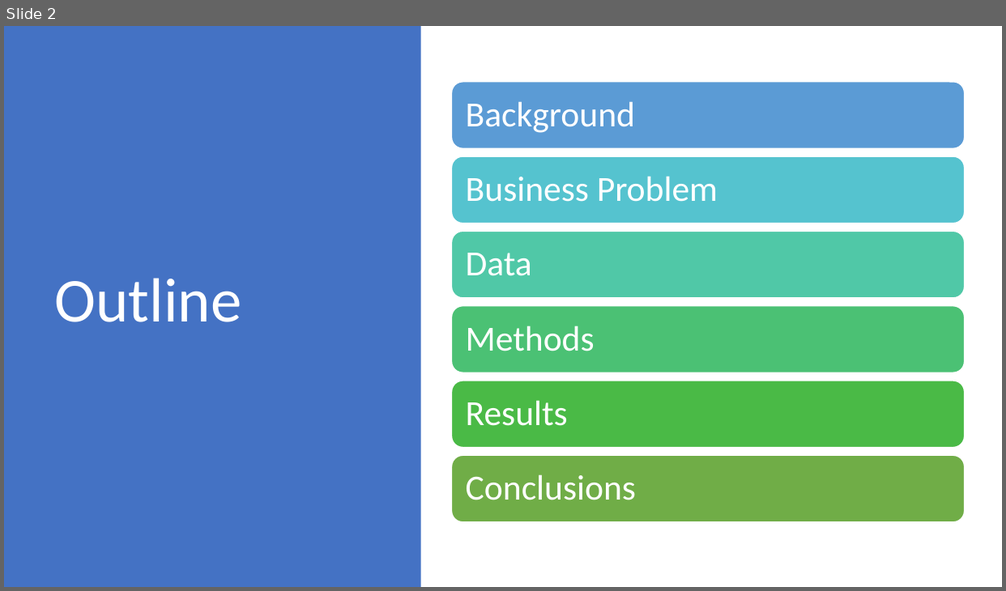
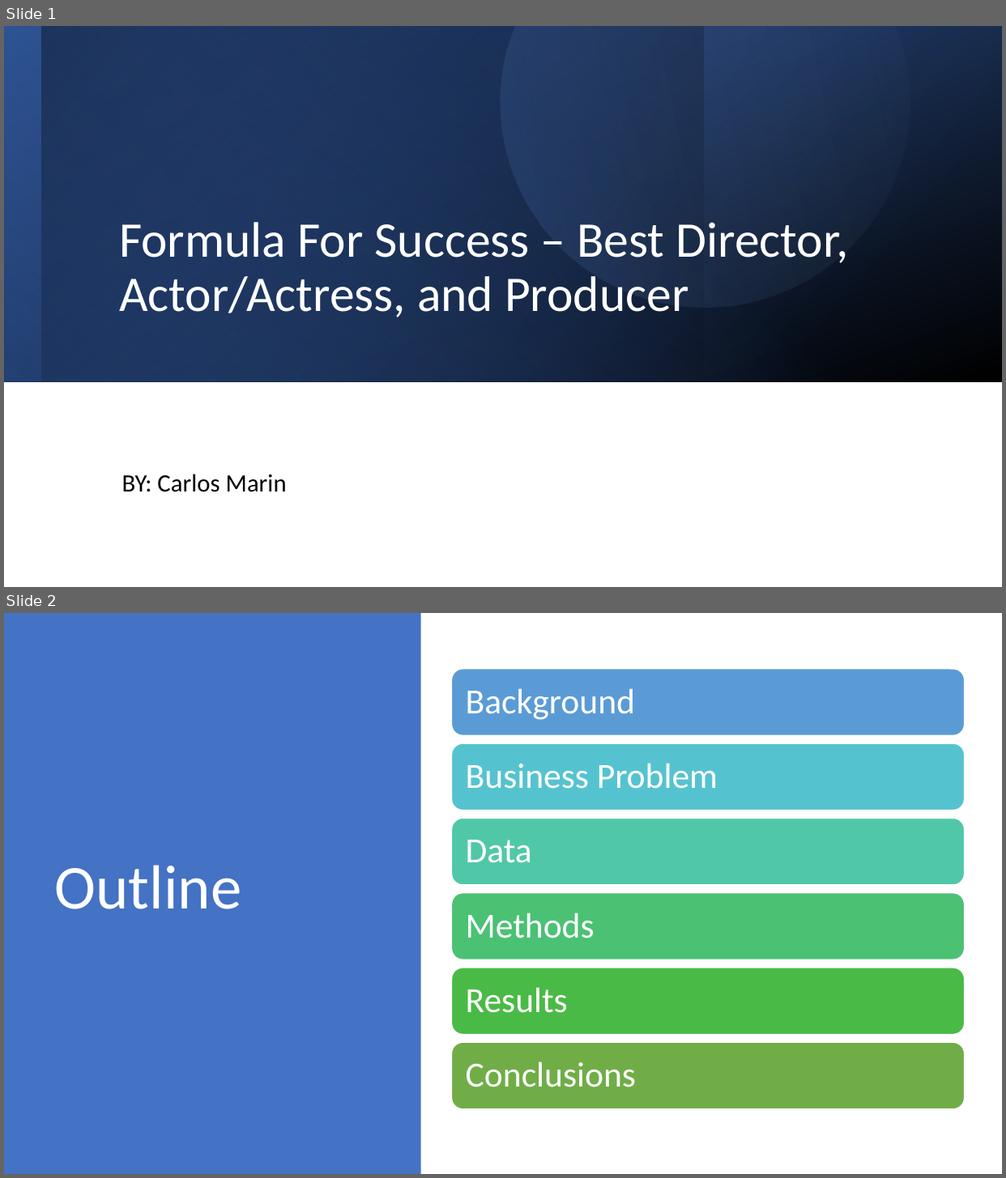
Before and after one commit to carlos-marin1742/dsc-phase-1-project-v2-3, a slide deck: Project 1 Presentation.pptx. Shown one above the other, each under a label of ours: slide 2 before the commit, slides 1 and 2 after it. The pictures are 1006x591 and 1006x1178 pixels, drawn with LibreOffice and Linux fonts; fonts in the diff are those of the drawing. Boxes give left, top, right and bottom in pixels: in the first picture for what was removed or moved away, otherwise in the second. Text is boxed around its words. In the diff, an @@ line names an element or a change of style, - is before the commit and + after.

```diff
--- a/Project 1 Presentation.pptx
+++ b/Project 1 Presentation.pptx
@@ slide 1 added at (4, 26, 1002, 587), background #FFFFFF @@
@@ rectangle added at (4, 26, 1002, 382), fill gradient #2F5597 to #000000 @@
@@ rectangle added at (4, 26, 1002, 382), fill gradient #4472C4 to #2F5597 @@
@@ rectangle added at (4, 26, 703, 382), fill gradient #203864 to #000000 @@
@@ rectangle added at (40, 26, 1002, 382), fill gradient #4472C4 to #000000 @@
@@ freeform shape added at (428, 26, 961, 380), fill gradient #4472C4 to #8FAADC @@
@@ title added at (119, 222, 848, 318), 48 pt, text #FFFFFF @@
+Formula For Success – Best Director, Actor/Actress, and Producer
@@ subtitle added at (122, 474, 287, 493), 24 pt, text #000000 @@
+BY: Carlos Marin
```
Also in this commit, not shown: 7 slides changed, 5 other slides added, 2 slides removed, 1 other file.
